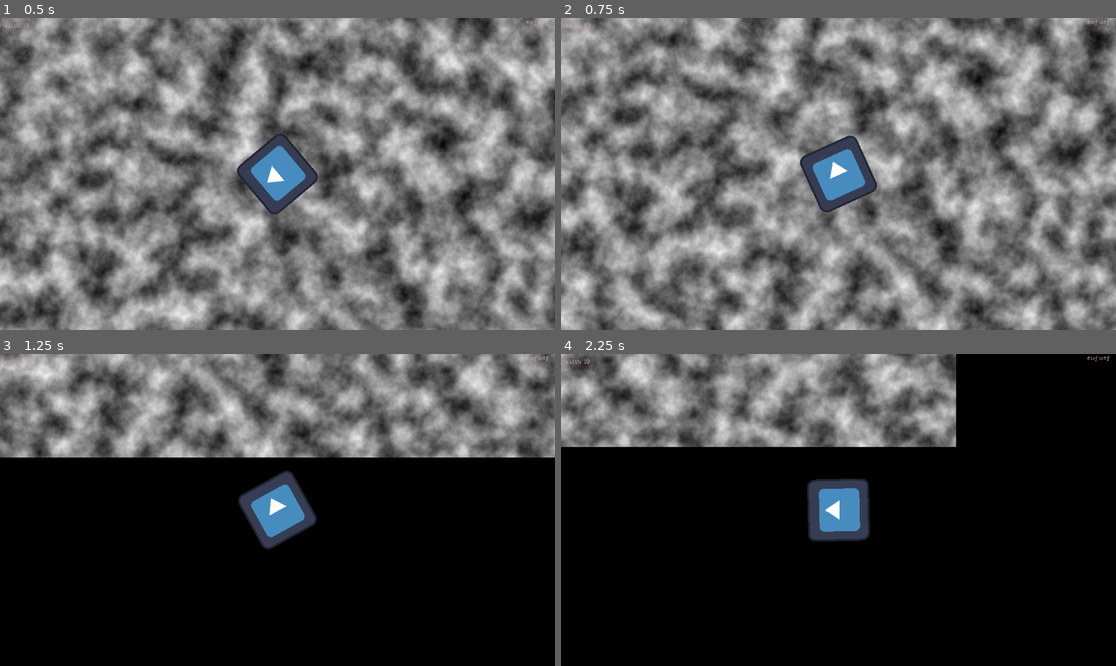
Above: before the commit, frames 1-4 (two rows, left to right).
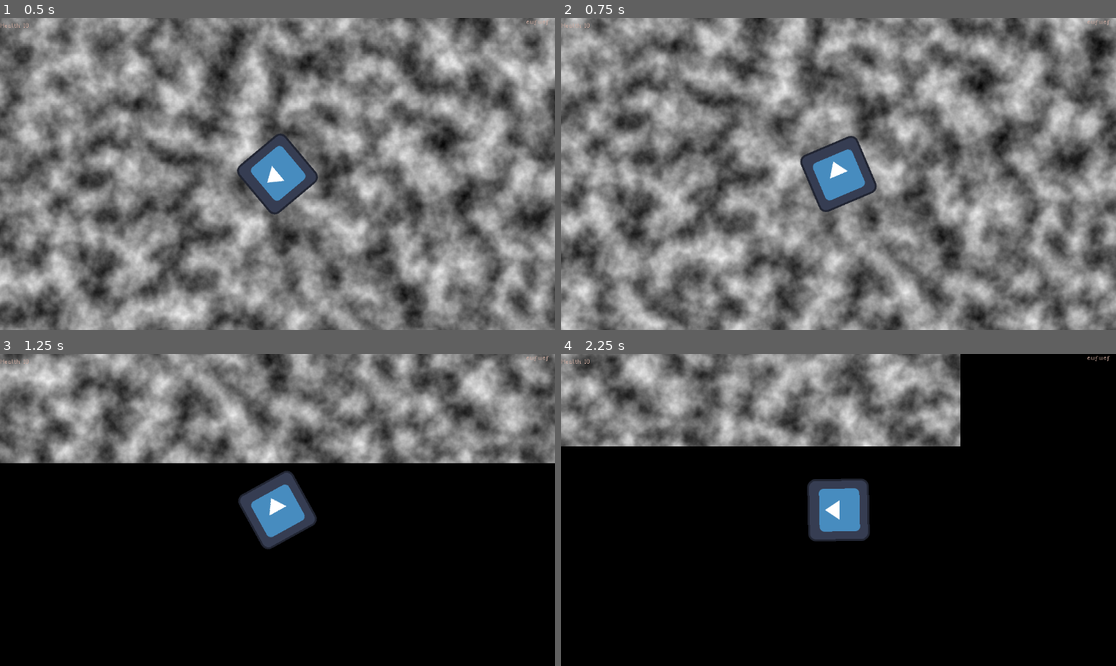
Above: after the commit, the same moments.

Repository: KayCat88/projecte_lliure_PTD
Game: Godot game, scene res://Nodes/Scene nodes/Levels/Tests/test.tscn
The game is run twice, just before and just after one commit, with the same random seed, the same clock (stepped at 60 frames per second) and the same inputs. The engine's default icon, where the game draws it, is replaced by a stand-in: a white triangle on a blue panel in a dark square.
Inputs (mouse positions are in pixels of both pictures, inside the frame that each line leads up to):
- Up to frame 1 (0.5 s): no input
- Up to frame 2 (0.75 s): tap Enter at 0.5 s; move the mouse to (960, 158) at 0.52 s; hold D (right) from 0.53 s (still down); right-click (960, 158) at 0.6 s
- Up to frame 3 (1.25 s): keep holding D (right)
- Up to frame 4 (2.25 s): move the mouse to (727, 525) at 1.27 s; release D (right) at 1.28 s; hold S (down) 1.28-2.03 s; right-click (727, 525) at 1.35 s; move the mouse to (894, 441) at 2.02 s; hold D (right) from 2.03 s (still down); right-click (894, 441) at 2.1 s

Frame 1 is identical in both runs. In frame 2, 40% of the frame differs, in the area x 0-100%, y 0-100%; in frame 3, 15%; in frame 4, 5.7%.

Commit message:
Update player.gd

Diff:
--- a/Projecte Lliure PTD/Scripts/Player/player.gd
+++ b/Projecte Lliure PTD/Scripts/Player/player.gd
@@ -2,8 +2,8 @@
 
 #constants
 var SPEED = 1000.0
-@export var ACCELERATION = 122.2
-@export var DECELERATION = 122.2
+@export var ACCELERATION = 100
+@export var DECELERATION = 100
 
 #variables
 var rotation_smoothing : Vector2
